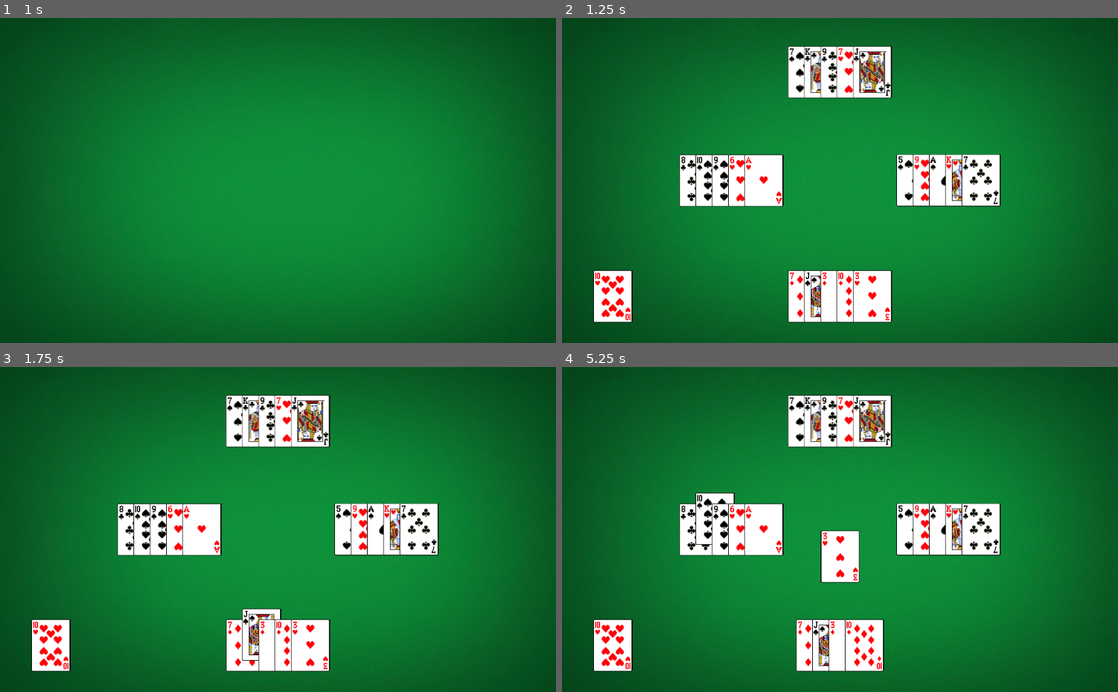
Above: before the commit, frames 1-4 (two rows, left to right).
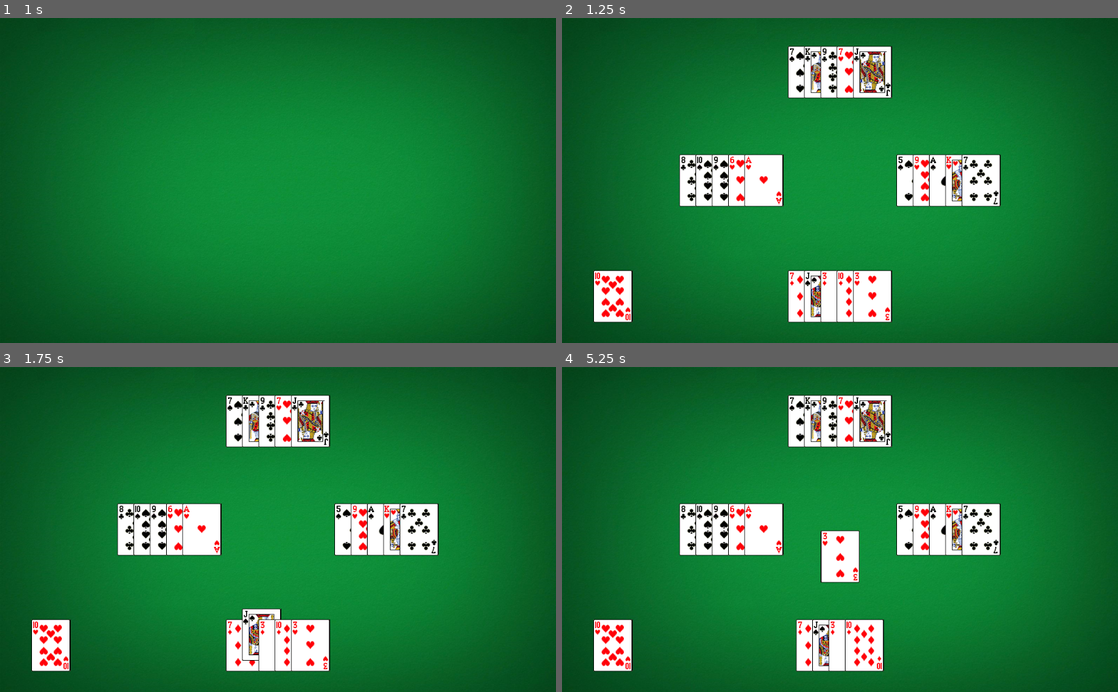
Above: after the commit, the same moments.

Repository: ssalanski/OhHell
Game: Godot game, scene res://Game.tscn
Same seed, same stepped clock (60 frames per second), same inputs: the game is played once before the commit and once after it.
Inputs (mouse positions are in pixels of both pictures, inside the frame that each line leads up to):
- Up to frame 1 (1 s): tap Enter at 0.5 s; move the mouse to (400, 164) at 0.52 s; click (400, 164) at 0.67 s
- Up to frame 2 (1.25 s): no input
- Up to frame 3 (1.75 s): move the mouse to (244, 646) at 1.27 s; click (244, 646) at 1.42 s
- Up to frame 4 (5.25 s): tap Space at 2, 3.5, 5 s; move the mouse to (823, 633) at 2.02 s; click (823, 633) at 2.17 s; tap Enter at 2.75, 4.25 s; move the mouse to (840, 633) at 2.77 s; click (840, 633) at 2.92 s; move the mouse to (856, 633) at 3.52 s; click (856, 633) at 3.67 s; move the mouse to (873, 633) at 4.27 s; click (873, 633) at 4.42 s; move the mouse to (701, 529) at 5.02 s; click (701, 529) at 5.17 s

Frame 1 is identical in both runs. In frame 2, 1.1% of the frame differs, in the area x 21-79%, y 8-58%; in frame 3, 1.1%; in frame 4, 1.5%, in the area x 21-79%, y 8-59%.

Commit message:
implement logic to enforce following the lead suit during play

Diff:
--- a/Game.gd
+++ b/Game.gd
@@ -34,7 +34,7 @@
 		add_child(otherPlayer)
 		players.append(otherPlayer)
 		otherPlayer.connect("play_card", self, "on_play_card")
-		otherPlayer.position = Vector2(0,200).rotated(i*3.14/2) + Vector2(512,300)
+		otherPlayer.position = Vector2(0,200).rotated(i*PI/2) + Vector2(512,300)
 
 
 func deal_hand(num_cards):
--- a/Hand.gd
+++ b/Hand.gd
@@ -4,9 +4,7 @@
 
 signal play_card(ref)
 
-# Declare member variables here. Examples:
-# var a = 2
-# var b = "text"
+
 var cards = []
 var max_click_idx = -1
 var primed_card = null
@@ -41,23 +39,39 @@
 
 func on_card_clicked(ref):
 	max_click_idx = max(cards.find(ref), max_click_idx)
+	print(max_click_idx)
 	set_process(true)
 
 func _process(_delta):
-	if primed_card == cards[max_click_idx]:
-		if can_play:
-			cards.remove(max_click_idx)
-			primed_card.disconnect("card_clicked", self, "on_card_clicked")
-			can_play = false
-			emit_signal("play_card", primed_card)
+	var clicked_card = cards[max_click_idx]
+	if is_legal(clicked_card):
+		if primed_card == clicked_card:
+			if can_play:
+				cards.remove(max_click_idx)
+				primed_card.disconnect("card_clicked", self, "on_card_clicked")
+				can_play = false
+				emit_signal("play_card", primed_card)
+			else:
+				print("cant play, not your turn")
 		else:
-			print("cant play, not your turn")
+			primed_card = clicked_card
+		print("%d cards in hand" % cards.size())
+		arrange_hand()
+	max_click_idx = -1
+	set_process(false)
+
+func is_legal(card):
+	var leadSuit = get_parent().currentTrick.leadSuit
+	if leadSuit == null:
+		print("mycardsuit:%d leadcardsuit:null"%[card.get_suit()])
 	else:
-		primed_card = cards[max_click_idx]
-	max_click_idx = -1
-	print("%d cards in hand" % cards.size())
-	arrange_hand()
-	set_process(false)
+		print("mycardsuit:%d leadcardsuit:%d"%[card.get_suit(),leadSuit])
+	if card.get_suit() == leadSuit:
+		return true
+	for c in cards:
+		if c.get_suit() == leadSuit:
+			return false
+	return true
 
 func take_turn():
 	can_play = true
--- a/Trick.gd
+++ b/Trick.gd
@@ -1,9 +1,6 @@
 extends Node2D
 
 
-# Declare member variables here. Examples:
-# var a = 2
-# var b = "text"
 var cards = {}
 var trumpSuit = null
 var leadSuit = null
@@ -18,3 +15,5 @@
 	card.look_at(player.position)
 	card.rotate(PI/2)
 	cards[player] = card
+	if leadSuit == null:
+		leadSuit = card.get_suit()
